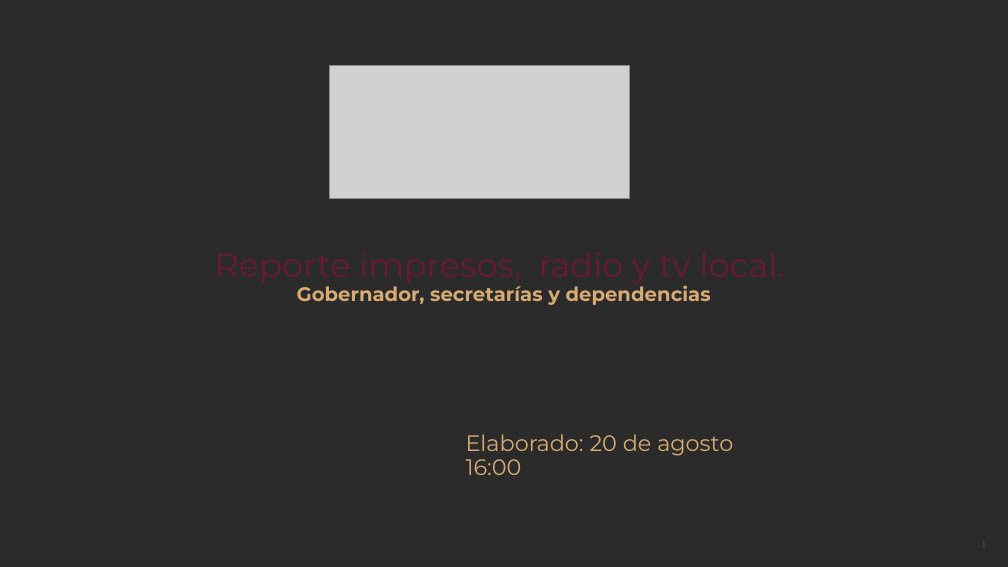
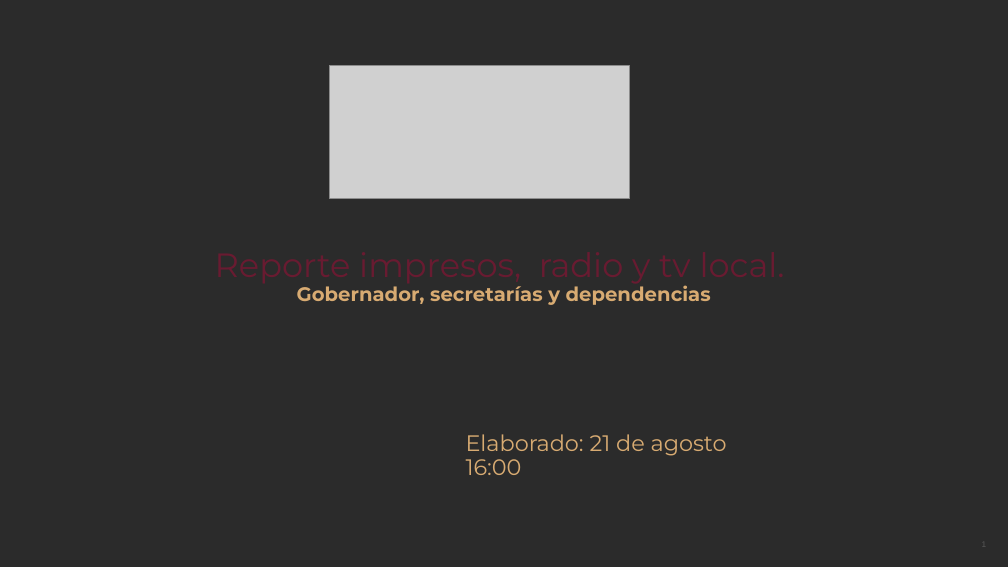
Before and after one commit to thelonious9/Reporteportadas, a slide deck: slide 1 of Reporte 210826.pptx. Drawn at 1008x567 pixels with LibreOffice and Linux fonts; fonts in the diff are those of the drawing; grey boxes stand for pictures; background and template pictures are left out; a plain dark background stands for a picture behind light text. Boxes give left, top, right and bottom in pixels: in the first picture for what was removed or moved away, otherwise in the second. Text is boxed around its words. In the diff, an @@ line names an element or a change of style, - is before the commit and + after.

```diff
--- a/Reporte 210826.pptx
+++ b/Reporte 210826.pptx
@@ text at [466, 434, 727, 456]: text changed @@
-Elaborado: 20 de agosto
+Elaborado: 21 de agosto
```
Also in this commit, not shown: 12 other slides changed.
